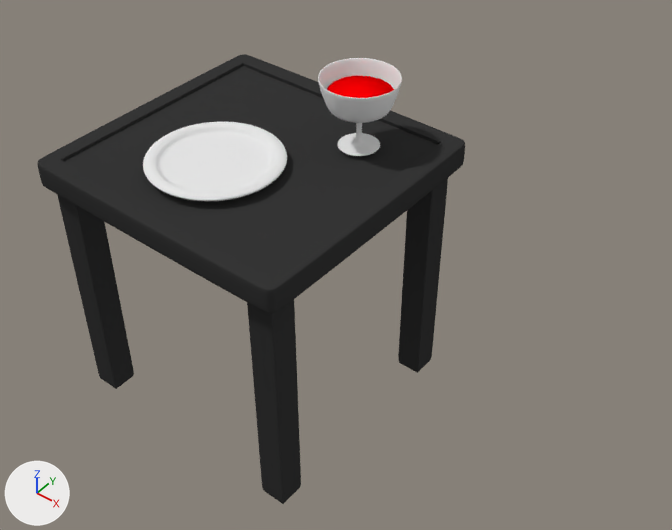
An edit to the Blender file makkaraillallinen.blend, drawn before and after from the same camera.
Rendered twice from a 50 mm lens placed at (16.8, -18.4, 15.6), pointed at (1.6, 0.6, -4.4). The axes (+X, +Y, +Z) are drawn at lower left. The lights are the same throughout.

Names of what the first picture shows: 'Plate', 'Table', 'Table leg.000', 'Table leg.001', 'Table leg.003', 'Wine', 'Wine glass'.
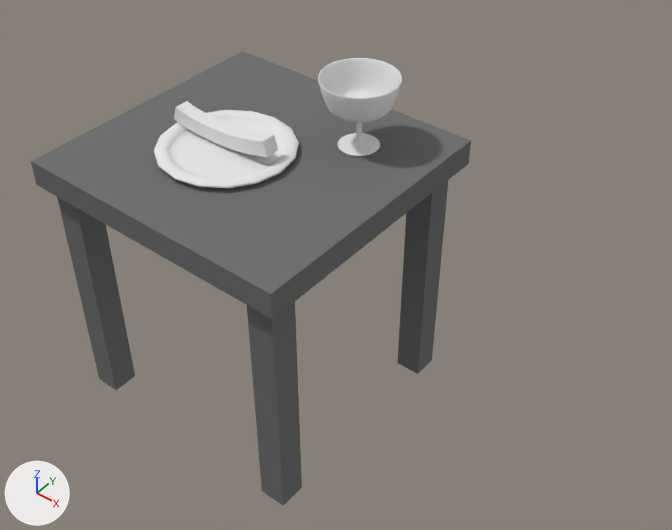
ob_cube is not drawn itself; it is used by a modifier of ob_table.

Changed parts and their boxes (x1, y1, x2, y2) in the pictures (672 x 530 px):
'Table', reshaped, recoloured, shading changed, modifiers changed (black to grey)
    before: (37, 54, 465, 313)
    after: (31, 51, 471, 319)
'Plate', moved, modifiers changed
    before: (143, 122, 287, 201)
    after: (154, 110, 299, 188)
'Table leg.000', recoloured, modifiers changed (black to grey)
    before: (247, 299, 301, 504)
    after: (247, 302, 302, 505)
'Table leg.003', recoloured, modifiers changed (black to grey)
    before: (57, 195, 134, 389)
    after: (57, 197, 135, 390)
'Table leg.001', recoloured, modifiers changed (black to grey)
    before: (398, 178, 448, 373)
    after: (397, 180, 448, 374)
'Wine', deleted
    before: (327, 76, 394, 98)

The change in detail:
Material 'Material.004' (mat_material_004) changes colour from black #363636 to grey #727272; in linear values from (0.0374, 0.0374, 0.0374) to (0.168, 0.168, 0.168).
me_vert_006 is used by ob_sausage; location (-0.37, -3.97, 0.62); rotation (0.0, 0.0, 1.002), in degrees (0, 0, 57); scale (1.24, 1.24, 1.24).
me_vert_006 had 13 vertices, 0 faces, 10 loose edges and spanned x -0.14..2.2, y 0.0..0.18, z -0.15..0.13.
me_vert_006 no longer uses material mat_material_003 (brown #a5330c).
me_vert_006 now has 8 vertices, 0 faces, 7 loose edges and spans x 0.0..3.85, y 0.0, z -0.19..0.16.
Part 1, on me_vert_006:
12 vertices are removed from x -0.14..2.2, y 0.0..0.18, z -0.15..0.13.
10 loose edges are deleted.
7 vertices are added at x 0.17..3.85, y 0.0, z -0.19..0.16.
7 loose edges are added.
me_table_top has 8 vertices, 6 faces and spans x -1.0..1.0, y -1.0..1.0, z -1.0..1.0.
me_table_top is used by ob_table; location (-0.57, -0.8, -0.46); scale (4.92, 4.72, 0.436).
me_table_top part 2: all faces are now shaded flat (6 of 6 changed).
me_glass has 17 vertices, 0 faces, 15 loose edges and spans x 0.0..15.7, y -38.3..0.0, z 0.0..11.3.
me_glass is used by ob_wine_glass; location (1.77, 1.46, -0.02); scale (0.214, 0.214, 0.214).
Verts and faces of me_glass; kept vertices keep their numbers, new ones are numbered from 17.
Before the commit, vertices of me_glass: 16 (15.7, -38.3, 0.3).
Part 3, on me_glass:
Vertices deleted: 16 (with the faces that use them).
Object 'Cube' (ob_cube) is deleted.
Object 'Sausage' (ob_sausage) loses its SUBSURF modifier named 'Subsurf'.
Modifier setting removed (it was render_levels = 4).
Object 'Plate' (ob_plate) moves from (-0.95, -2.1, -0.03) to (-1.17, -1.39, -0.03).
Object 'Plate' (ob_plate) has a SCREW modifier named 'Screw'.
Modifier setting removed (it was use_normal_flip = True).
Object 'Plate' (ob_plate) loses its SUBSURF modifier named 'Subsurf'.
Modifier setting removed (it was render_levels = 3).
Object 'Table' (ob_table) loses its BEVEL modifier named 'Bevel'.
Modifier setting removed (it was width = 0.08).
Modifier setting removed (it was width_pct = 0.08).
Modifier setting removed (it was segments = 3).
Modifier setting removed (it was limit_method = 'NONE').
Modifier setting removed (it was spread = 0.0).
Object 'Table' (ob_table) loses its SUBSURF modifier named 'Subsurf'.
Modifier setting removed (it was levels = 0).
Object 'Table' (ob_table) loses its BOOLEAN modifier named 'Boolean'.
Modifier setting removed (it was object = ob_cube).
Modifier setting removed (it was solver = 'FLOAT').
Object 'Table leg.003' (ob_table_leg_003) loses its BEVEL modifier named 'Bevel'.
Modifier setting removed (it was segments = 2).
Modifier setting removed (it was limit_method = 'NONE').
Modifier setting removed (it was spread = 0.0).
Object 'Table leg.001' (ob_table_leg_001) loses its BEVEL modifier named 'Bevel'.
Modifier setting removed (it was segments = 2).
Modifier setting removed (it was limit_method = 'NONE').
Modifier setting removed (it was spread = 0.0).
Object 'Table leg.000' (ob_table_leg_000) loses its BEVEL modifier named 'Bevel'.
Modifier setting removed (it was segments = 2).
Modifier setting removed (it was limit_method = 'NONE').
Modifier setting removed (it was spread = 0.0).
Object 'Wine' (ob_wine) is deleted.
